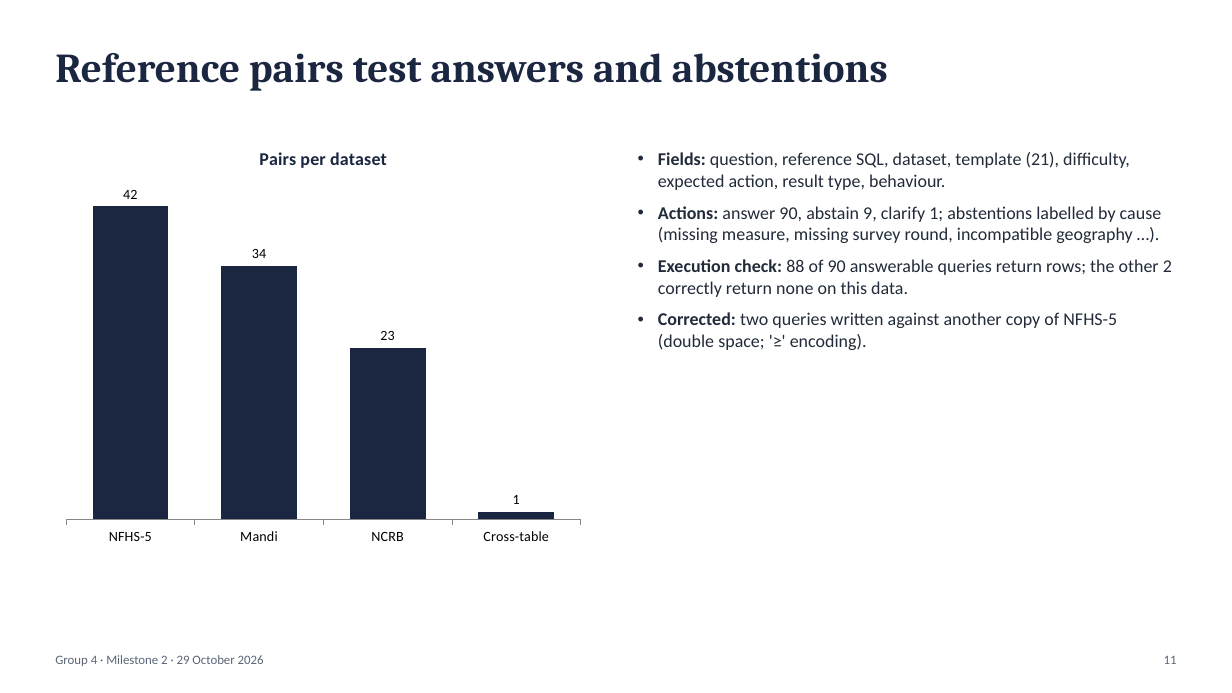
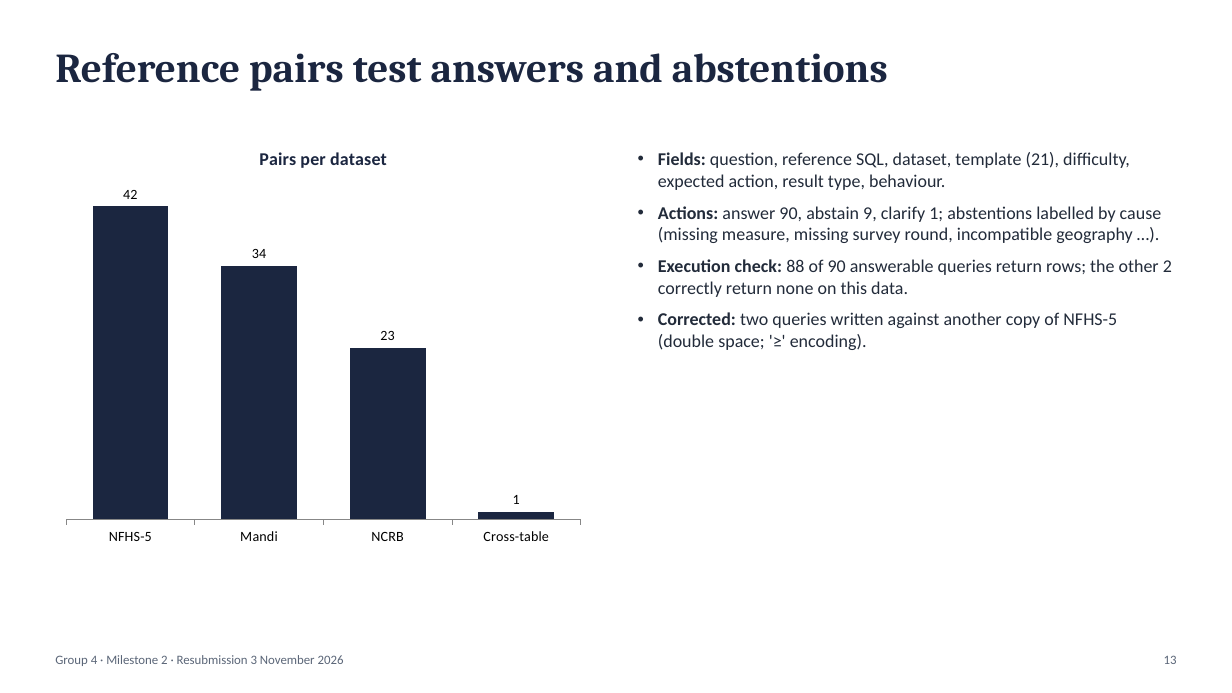
Before and after one commit to sathyaIITM/Group-4-DS-and-AI-Lab-Project, a slide deck: slide 13 of docs/Milestone2_TA_Presentation.pptx (slide 11 before the commit). Drawn at 1232x693 pixels with LibreOffice and Linux fonts; fonts in the diff are those of the drawing. Boxes give left, top, right and bottom in pixels: in the first picture for what was removed or moved away, otherwise in the second. Text is boxed around its words. In the diff, an @@ line names an element or a change of style, - is before the commit and + after.

```diff
--- a/docs/Milestone2_TA_Presentation.pptx
+++ b/docs/Milestone2_TA_Presentation.pptx
@@ text at [55, 655, 344, 666]: text changed @@
-Group 4 · Milestone 2 · 29 October 2026
+Group 4 · Milestone 2 · Resubmission 3 November 2026
@@ text at [1164, 655, 1177, 664]: text changed @@
-11
+13
```
Also in this commit, not shown: 13 other slides changed, 2 slides added, 49 other files.
